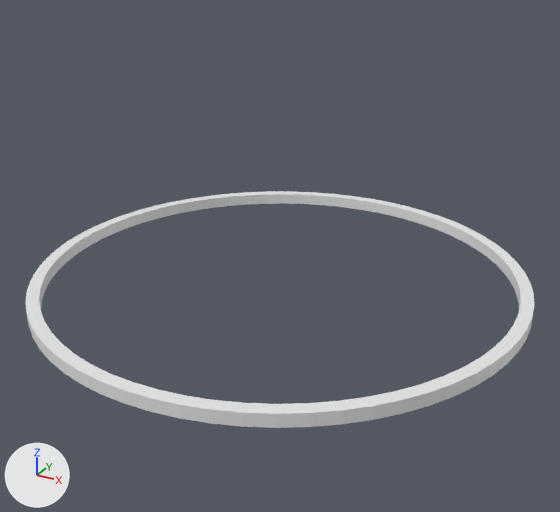
Before and after pictures for a commit that changed the FBX model WT X Ray/Assets/Models/turret ring.fbx.
Both versions are drawn from a 50 mm camera at (2.79, -5.08, 2.72) aimed at (-0.03, 0.06, 0.15). Lighting does not change. The marker at lower left points along +X, +Y and +Z. Where no turn or scale is listed for an object, it has been applied to the vertices. Vertices at the same position are counted once.
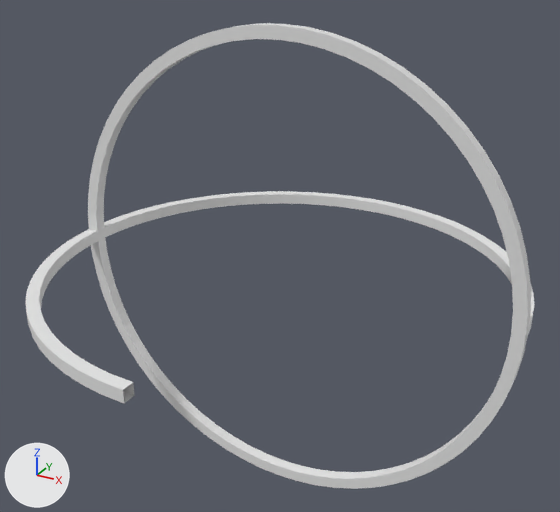
The newer file is also turned or shifted as a whole; pictures and numbers use the older file's frame.

What changed in the scene script:
```text
Change me_cylinder:
    used by ob_cylinder; location = (0.0, 0.0, 0.0)
    remove me_cylinder.from_pydata(...)  # 258 vertices, 256 faces; spans x -2.0..2.0, y -2.0..2.0, z -0.05..0.05
    add me_cylinder.from_pydata(...)  # 198 vertices, 192 faces; spans x -2.0..2.0, y -2.0..2.0, z -0.05..0.05
    me_cylinder part 1
    60 vertices are removed from x 0.19..1.99, y -1.99..-0.19, z -0.05..0.05
    64 faces are deleted
Add me_cylinder_002:
    me_cylinder_002.from_pydata(...)  # 68 vertices, 64 faces; spans x -1.31..0.69, y -0.05..0.05, z -0.69..1.31
Add me_cylinder_004:
    me_cylinder_004.from_pydata(...)  # 68 vertices, 64 faces; spans x -0.69..1.31, y -0.05..0.05, z -1.31..0.69
Add me_cylinder_001:
    me_cylinder_001.from_pydata(...)  # 68 vertices, 64 faces; spans x -1.31..0.69, y -0.05..0.05, z -1.31..0.69
Add me_cylinder_003:
    me_cylinder_003.from_pydata(...)  # 68 vertices, 64 faces; spans x -0.69..1.31, y -0.05..0.05, z -0.69..1.31
Add ob_cylinder_002:
    ob_cylinder_002 = bpy.data.objects.new('Cylinder.002', me_cylinder_002)
    ob_cylinder_002.location = (1.315, 0.0, -1.315)
Add ob_cylinder_004:
    ob_cylinder_004 = bpy.data.objects.new('Cylinder.004', me_cylinder_004)
    ob_cylinder_004.location = (-1.315, 0.0, 1.315)
Add ob_cylinder_001:
    ob_cylinder_001 = bpy.data.objects.new('Cylinder.001', me_cylinder_001)
    ob_cylinder_001.location = (1.315, 0.0, 1.315)
Add ob_cylinder_003:
    ob_cylinder_003 = bpy.data.objects.new('Cylinder.003', me_cylinder_003)
    ob_cylinder_003.location = (-1.315, 0.0, -1.315)
```

Pixel boxes [x1, y1, x2, y2] of what changed, in the pictures (560 x 512 px):
'Cylinder', reshaped (10% shorter)
    before: [25, 191, 534, 428]
    after: [25, 191, 534, 404]
'Cylinder.001', added
    after: [277, 24, 531, 337]
'Cylinder.002', added
    after: [277, 331, 529, 489]
'Cylinder.004', added
    after: [88, 23, 280, 234]
'Cylinder.003', added
    after: [91, 235, 282, 474]
part 1 of me_cylinder, deleted
    before: [123, 325, 528, 428]
